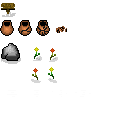
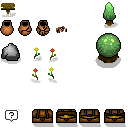
Before/after of a 128 × 128 layered artwork. What changed in the layer stack:
painted on "Layer 2" over box(7, 2, 123, 127)
painted on "Layer 1" over box(5, 56, 126, 127)
